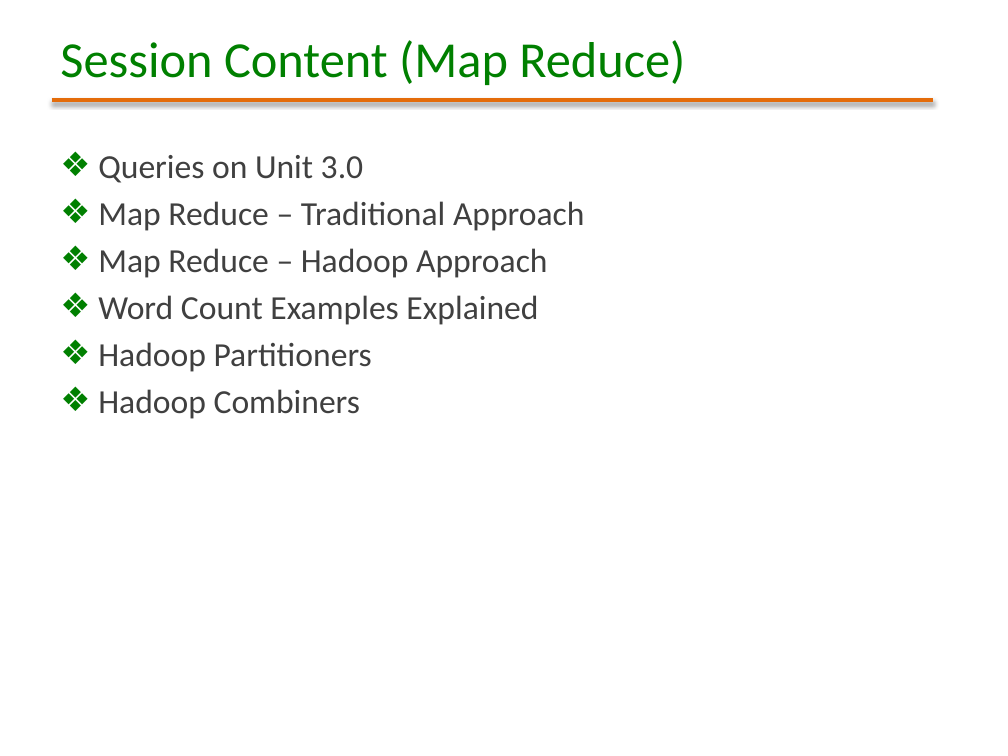
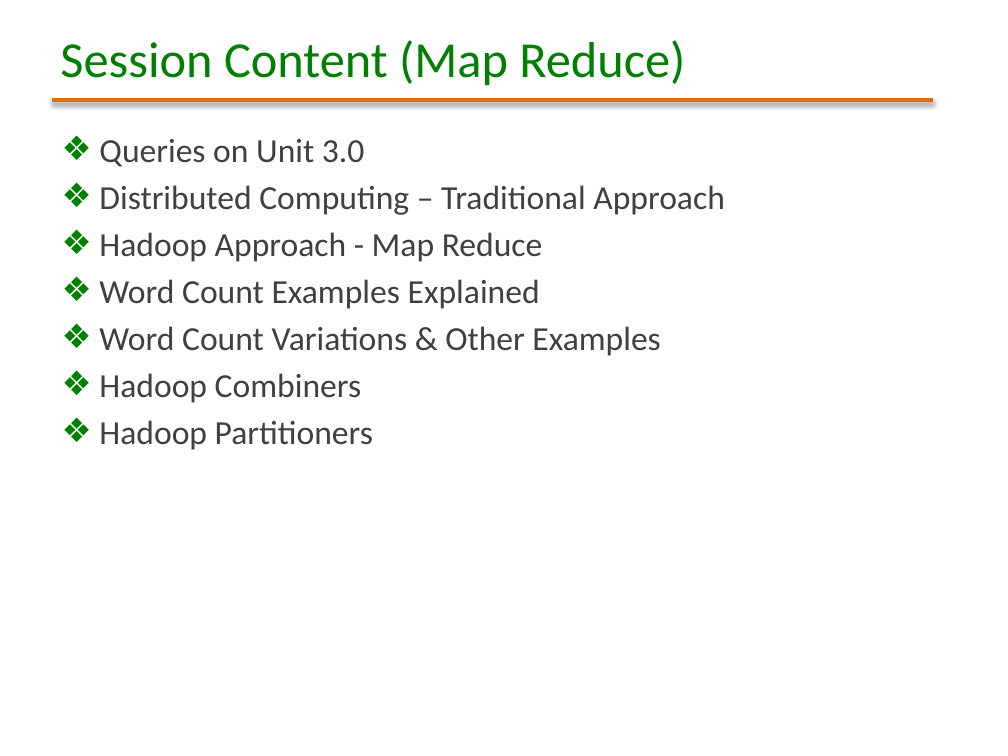
Before and after one commit to masroorrizvi/ManipalSessions, a slide deck: slide 3 of Hadoop Webinar - Session 3 (Hadoop Map Reduce - Concepts & Hands On).pptx. Drawn at 1008x756 pixels with LibreOffice and Linux fonts; fonts in the diff are those of the drawing; background and template pictures are left out. Boxes give left, top, right and bottom in pixels: in the first picture for what was removed or moved away, otherwise in the second. Text is boxed around its words. In the diff, an @@ line names an element or a change of style, - is before the commit and + after.

```diff
--- a/Hadoop Webinar - Session 3 (Hadoop Map Reduce - Concepts & Hands On).pptx
+++ b/Hadoop Webinar - Session 3 (Hadoop Map Reduce - Concepts & Hands On).pptx
@@ text "Queries on Unit 3.0": place and size @@
-text "Queries on Unit 3.0" at <box>98,155,585,419</box>
+text "Queries on Unit 3.0" at <box>99,139,725,450</box>
@@ text at <box>99,185,725,262</box>: text changed @@
-❖ Map Reduce – Traditional Approach
-❖ Map Reduce – Hadoop Approach
+❖ Distributed Computing – Traditional Approach
+❖ Hadoop Approach - Map Reduce
@@ text at <box>99,326,660,403</box>: paragraphs added @@
+❖ Word Count Variations & Other Examples
+❖ Hadoop Combiners
@@ text at <box>98,389,360,419</box>: paragraph removed @@
-❖ Hadoop Combiners
```
Also in this commit, not shown: 4 other slides changed, 2 slides added, 1 slide removed, 1 other file.
